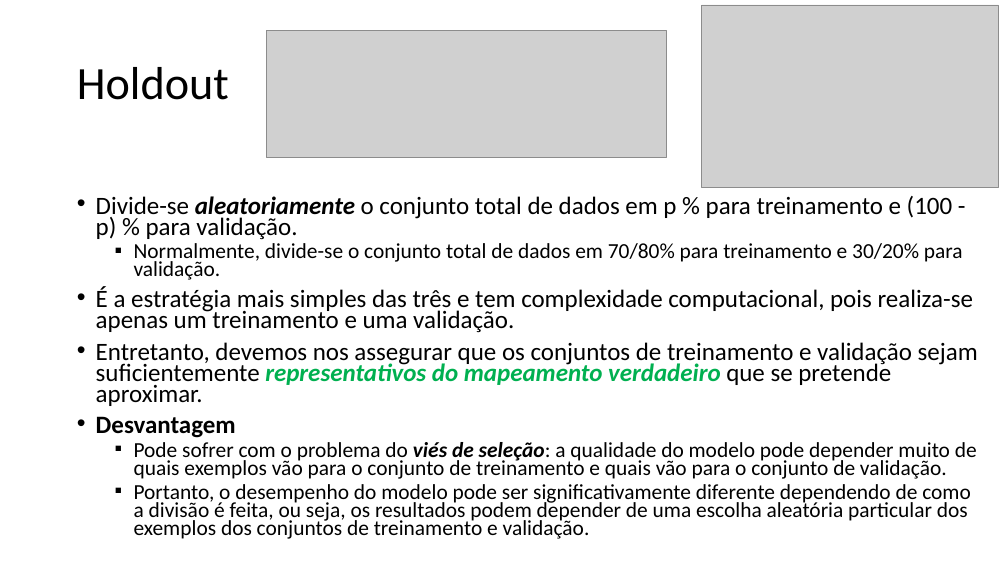
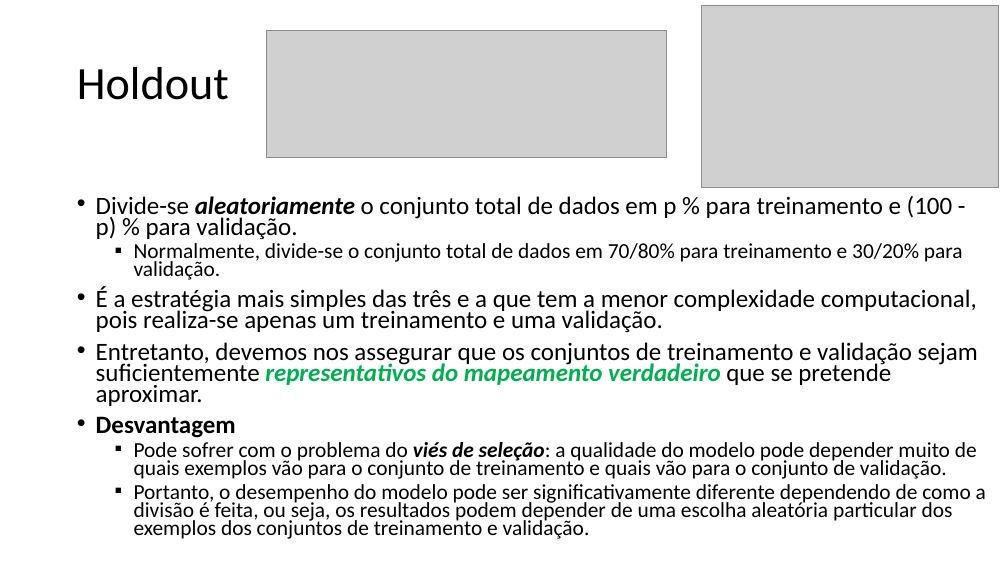
Before and after one commit to zz4fap/t319_aprendizado_de_maquina, a slide deck: slide 4 of slides/T319_Regressão_Linear (Parte V).pptx. Drawn at 1008x567 pixels with LibreOffice and Linux fonts; fonts in the diff are those of the drawing; grey boxes stand for pictures. Boxes give left, top, right and bottom in pixels: in the first picture for what was removed or moved away, otherwise in the second. Text is boxed around its words. In the diff, an @@ line names an element or a change of style, - is before the commit and + after.

```diff
--- a/slides/T319_Regressão_Linear (Parte V).pptx
+++ b/slides/T319_Regressão_Linear (Parte V).pptx
@@ text at (x1=96, y1=287, x2=977, y2=333): text changed @@
-• É a estratégia mais simples das três e tem complexidade computacional, pois realiza-se apenas um treinamento e uma validação.
+• É a estratégia mais simples das três e a que tem a menor complexidade computacional, pois realiza-se apenas um treinamento e uma validação.
```
Also in this commit, not shown: 1 other file.
